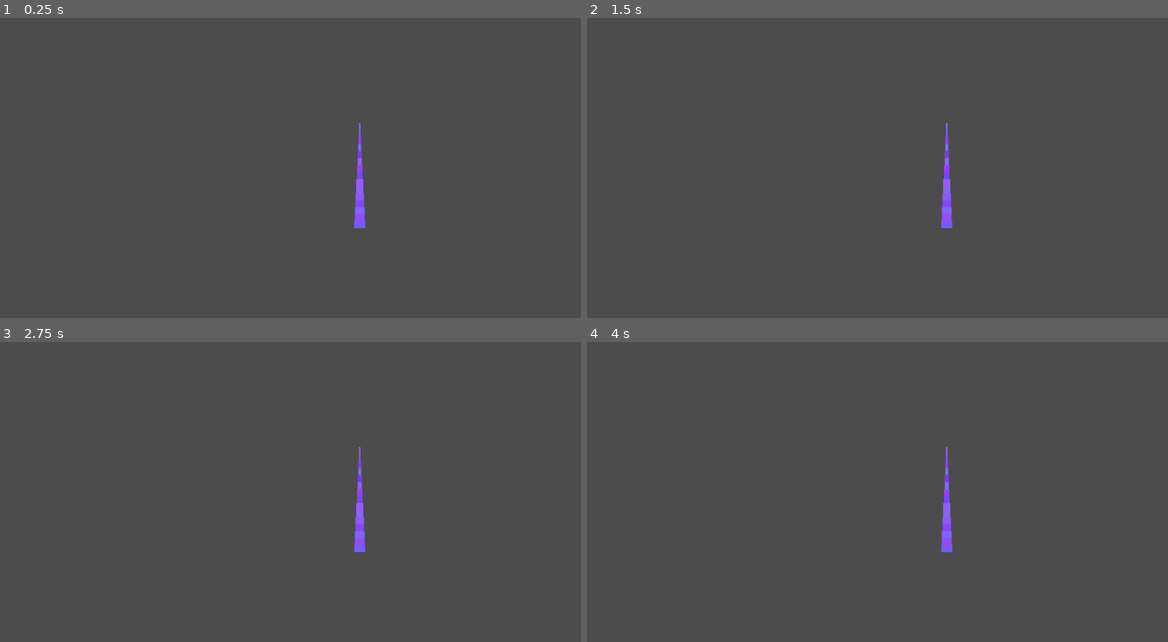
Above: before the commit, frames 1-4 (two rows, left to right).
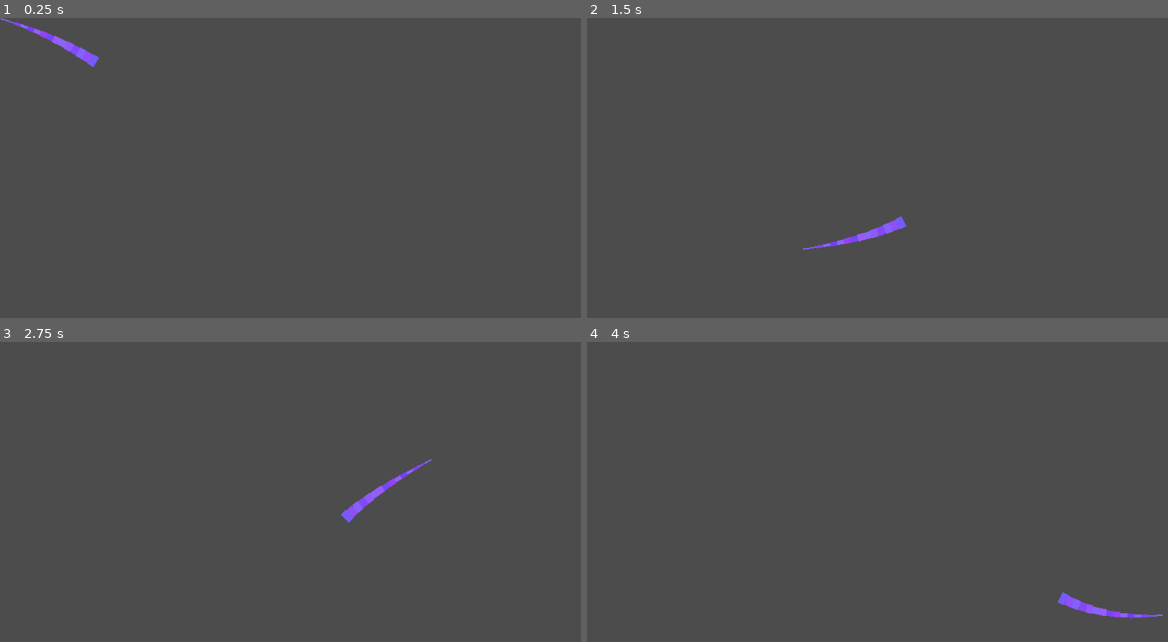
Above: after the commit, the same moments.

Repository: AGPritchard/inverse-kinematics
Game: Godot game, scene res://src/tentacle/tentacle.tscn
The game is run twice, just before and just after one commit, with the same random seed, the same clock (stepped at 60 frames per second) and the same inputs. The project has no main scene, so this scene is started directly.
Inputs (mouse positions are in pixels of both pictures, inside the frame that each line leads up to):
- Up to frame 1 (0.25 s): no input
- Up to frame 2 (1.5 s): tap Enter at 0.5 s; move the mouse to (1104, 207) at 0.52 s; tap Space at 1.25 s; move the mouse to (801, 249) at 1.27 s
- Up to frame 3 (2.75 s): tap Enter at 2 s; move the mouse to (429, 459) at 2.02 s
- Up to frame 4 (4 s): tap Space at 2.75 s; move the mouse to (912, 636) at 2.77 s; tap Enter at 3.5 s; move the mouse to (1162, 615) at 3.52 s

The runs differ from the first frame. In frame 1, 0.8% of the frame differs, in the area x 0-64%, y 0-71%; in frame 2, 0.8%, in the area x 37-64%, y 35-78%; in frame 3, 0.7%; in frame 4, 0.8%.

Commit message:
Add line points update

Diff:
--- a/src/tentacle/tentacle.gd
+++ b/src/tentacle/tentacle.gd
@@ -36,7 +36,10 @@
 		target = reach[1]
 	segments[-1] = target
 
-
+	# update line points
+	for i in segments.size() - 1:
+		lines[i].points[0] = segments[i]
+		lines[i].points[1] = segments[i + 1]
 
 # Given a segment (head, tail) and a target position,
 # calculate a new head and tail position as to set the head to be at the target
